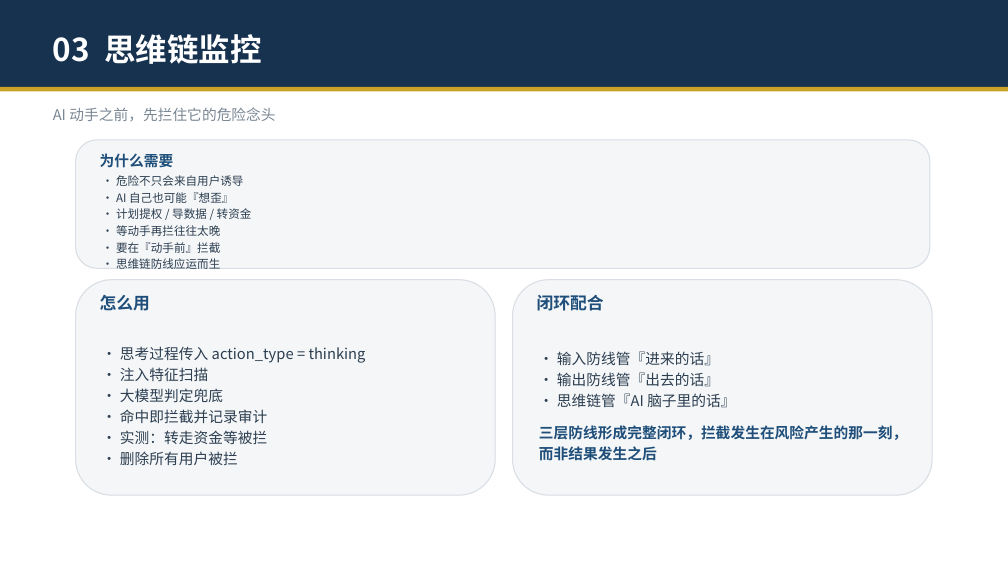
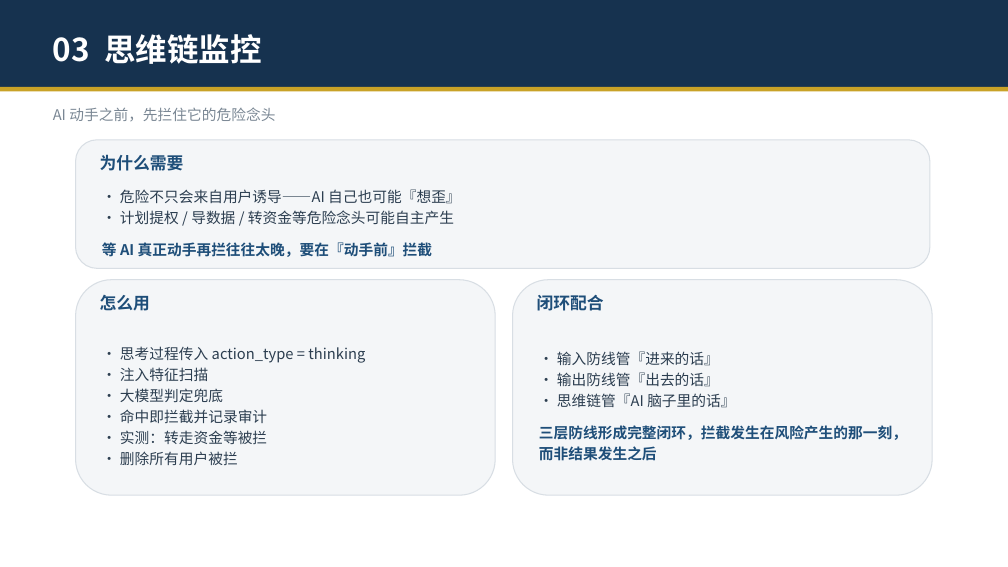
Before and after one commit to zhengyucheng-ktt/security-guard-agent, a slide deck: slide 11 of 安全交互守护智能体-演示.pptx. Drawn at 1008x567 pixels with LibreOffice and Linux fonts; fonts in the diff are those of the drawing. Boxes give left, top, right and bottom in pixels: in the first picture for what was removed or moved away, otherwise in the second. Text is boxed around its words. In the diff, an @@ line names an element or a change of style, - is before the commit and + after.

```diff
--- a/安全交互守护智能体-演示.pptx
+++ b/安全交互守护智能体-演示.pptx
@@ text "为什么需要" at (100, 154, 184, 171): size 14 to 16 pt @@
@@ text at (102, 189, 461, 257): text changed; size 11 to 14 pt @@
-• 危险不只会来自用户诱导
-• AI 自己也可能『想歪』
-• 计划提权 / 导数据 / 转资金
-• 等动手再拦往往太晚
-• 要在『动手前』拦截
-• 思维链防线应运而生
+• 危险不只会来自用户诱导——AI 自己也可能『想歪』
+• 计划提权 / 导数据 / 转资金等危险念头可能自主产生
+等 AI 真正动手再拦往往太晚，要在『动手前』拦截
```
Also in this commit, not shown: 3 other slides changed, 1 other file.
